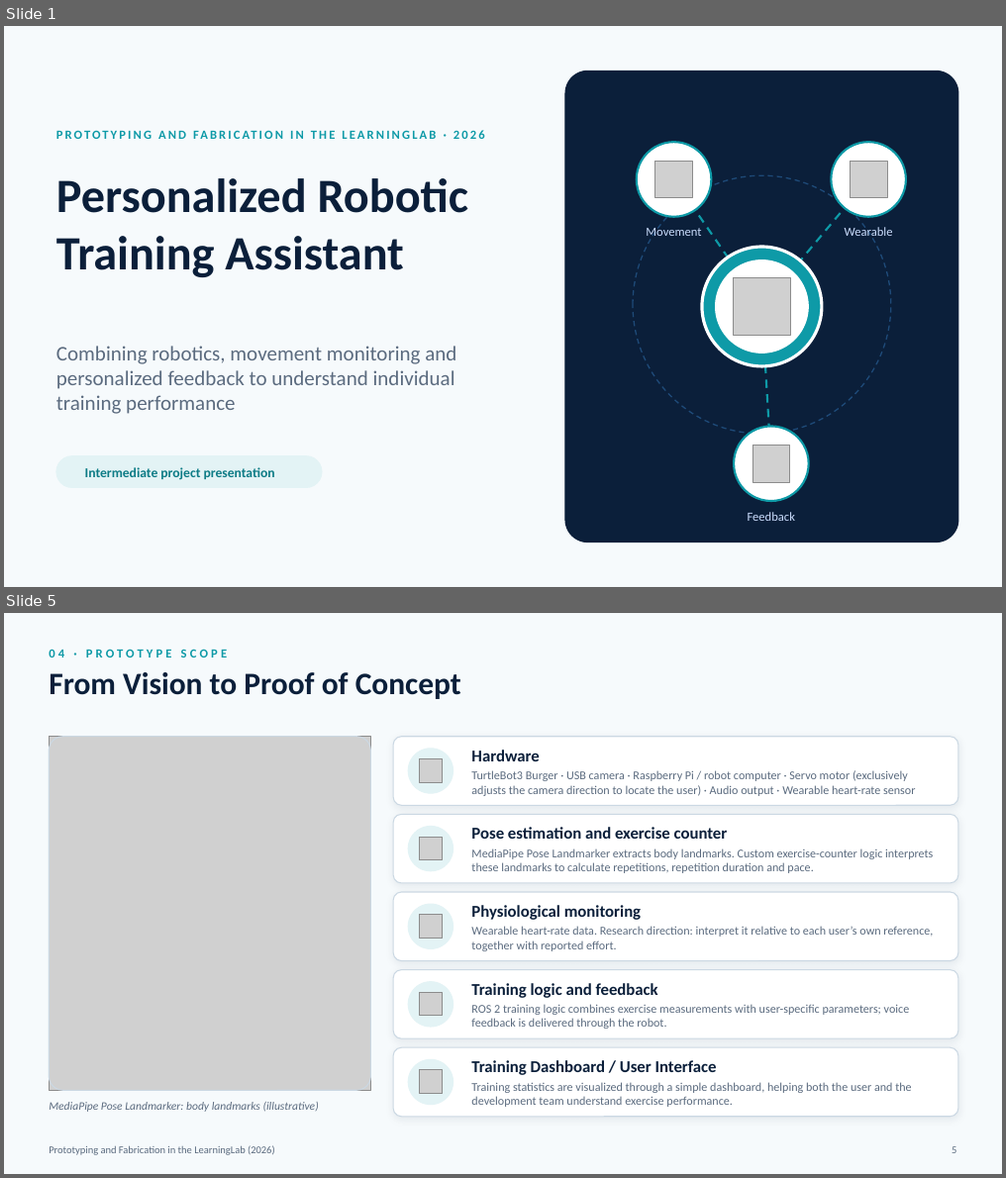
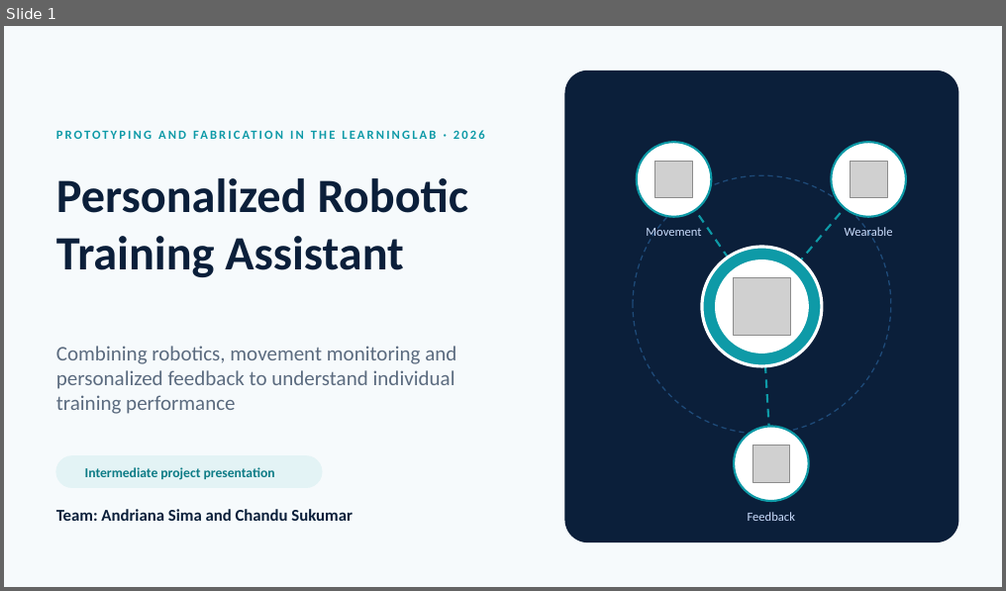
Before and after one commit to nembrinj/protofablab, a slide deck: 2026/projects/Group_102/docs/presentations/midterm.pptx. Shown one above the other, each under a label of ours: slides 1 and 5 before the commit, slide 1 after it; the slides between them are not shown. The pictures are 1006x1178 and 1006x591 pixels, drawn with LibreOffice and Linux fonts; fonts in the diff are those of the drawing; grey boxes stand for pictures. Boxes give left, top, right and bottom in pixels: in the first picture for what was removed or moved away, otherwise in the second. Text is boxed around its words. In the diff, an @@ line names an element or a change of style, - is before the commit and + after.

```diff
--- a/2026/projects/Group_102/docs/presentations/midterm.pptx
+++ b/2026/projects/Group_102/docs/presentations/midterm.pptx
@@ slide 5 removed at bbox=[4, 613, 1002, 1174], background #F6FAFC @@
@@ text removed at bbox=[49, 649, 227, 658] @@
-04 · PROTOTYPE SCOPE
@@ text removed at bbox=[49, 672, 461, 699] @@
-From Vision to Proof of Concept
@@ rounded rectangle removed at bbox=[49, 737, 371, 1090] @@
@@ picture removed at bbox=[49, 737, 371, 1090] @@
@@ rounded rectangle removed at bbox=[49, 737, 371, 1090] @@
@@ rounded rectangle removed at bbox=[393, 737, 958, 805] @@
@@ ellipse removed at bbox=[408, 749, 453, 793] @@
@@ picture removed at bbox=[419, 759, 442, 782] @@
@@ text removed at bbox=[471, 750, 539, 761] @@
-Hardware
@@ text removed at bbox=[471, 770, 915, 796] @@
-TurtleBot3 Burger · USB camera · Raspberry Pi / robot computer · Servo motor (exclusively adjusts the camera direction to locate the user) · Audio output · Wearable heart-rate sensor
@@ rounded rectangle removed at bbox=[393, 814, 958, 883] @@
@@ ellipse removed at bbox=[408, 827, 453, 871] @@
@@ picture removed at bbox=[419, 837, 442, 861] @@
@@ text removed at bbox=[471, 827, 728, 839] @@
-Pose estimation and exercise counter
@@ text removed at bbox=[471, 849, 933, 873] @@
-MediaPipe Pose Landmarker extracts body landmarks. Custom exercise-counter logic interprets these landmarks to calculate repetitions, repetition duration and pace.
@@ rounded rectangle removed at bbox=[393, 892, 958, 961] @@
@@ ellipse removed at bbox=[408, 904, 453, 950] @@
@@ text removed at bbox=[471, 905, 641, 920] @@
-Physiological monitoring
@@ picture removed at bbox=[419, 915, 442, 938] @@
@@ text removed at bbox=[471, 926, 933, 952] @@
-Wearable heart-rate data. Research direction: interpret it relative to each user’s own reference, together with reported effort.
@@ rounded rectangle removed at bbox=[393, 970, 958, 1039] @@
@@ ellipse removed at bbox=[408, 982, 453, 1027] @@
@@ picture removed at bbox=[419, 992, 442, 1016] @@
@@ text removed at bbox=[471, 983, 658, 998] @@
-Training logic and feedback
@@ text removed at bbox=[471, 1004, 910, 1029] @@
-ROS 2 training logic combines exercise measurements with user-specific parameters; voice feedback is delivered through the robot.
@@ rounded rectangle removed at bbox=[393, 1048, 958, 1117] @@
@@ ellipse removed at bbox=[408, 1059, 453, 1105] @@
@@ picture removed at bbox=[419, 1070, 442, 1093] @@
@@ text removed at bbox=[471, 1060, 717, 1075] @@
-Training Dashboard / User Interface
@@ text removed at bbox=[471, 1082, 911, 1107] @@
-Training statistics are visualized through a simple dashboard, helping both the user and the development team understand exercise performance.
@@ text removed at bbox=[49, 1102, 319, 1112] @@
-MediaPipe Pose Landmarker: body landmarks (illustrative)
@@ text removed at bbox=[49, 1146, 275, 1156] @@
-Prototyping and Fabrication in the LearningLab (2026)
@@ text removed at bbox=[951, 1147, 956, 1154] @@
-5
@@ slide 1 changed as well @@
@@ text added at bbox=[56, 509, 352, 521], 16 pt, text #0B1F3A, bold @@
+Team: Andriana Sima and Chandu Sukumar
```
Also in this commit, not shown: 4 other slides changed, 2 slides added, 1 other slide removed.
